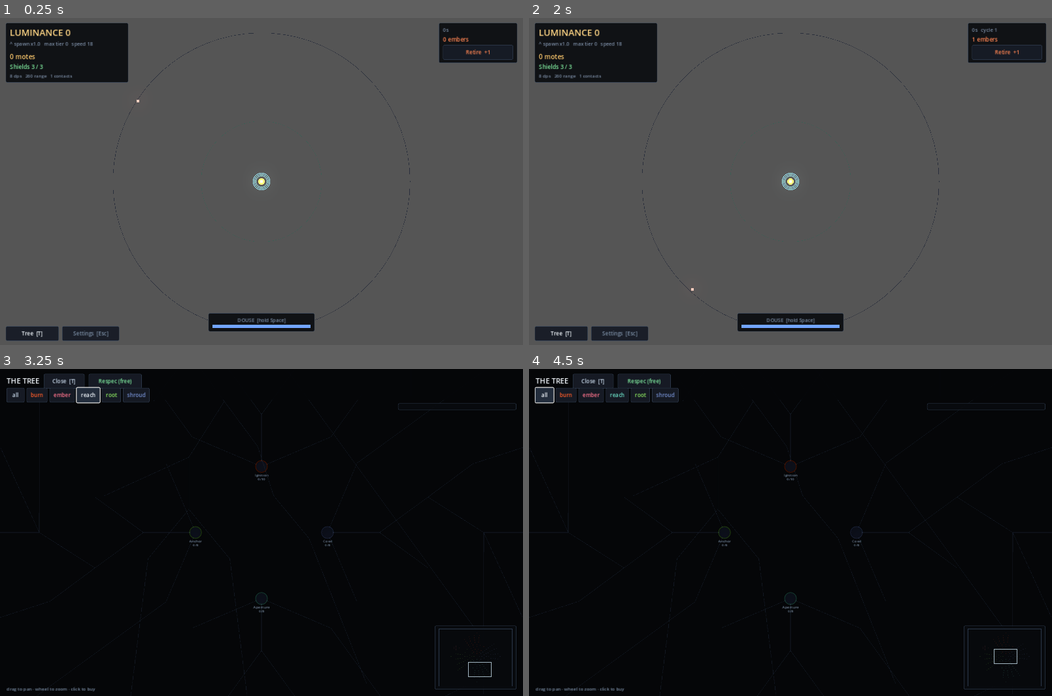
Above: before the commit, frames 1-4 (two rows, left to right).
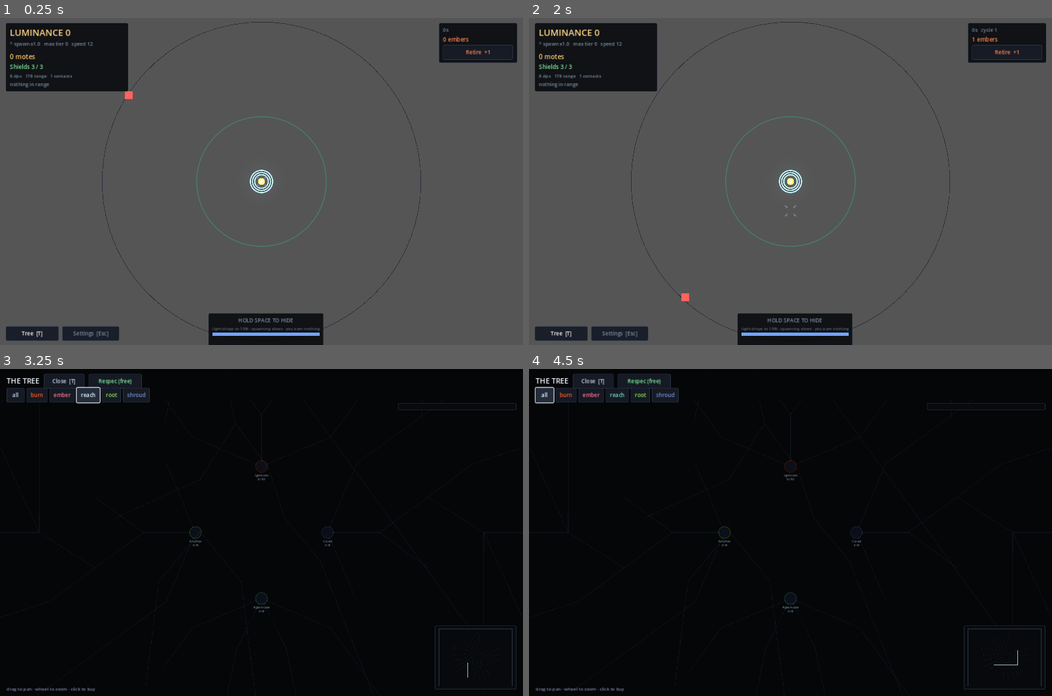
Above: after the commit, the same moments.

Repository: joseph-bergin/bloom
Game: Godot game, scene res://scenes/Main.tscn
Two runs of this game, one before a commit and one after it. Both use one fixed random seed, a clock stepped at 60 frames per second and the inputs below.
Inputs:
- Up to frame 1 (0.25 s): no input
- Up to frame 2 (2 s): click "Retire +1" at 0.5 s; click "Begin again" at 1.25 s
- Up to frame 3 (3.25 s): click "Tree [T]" at 2 s; click "reach" at 2.75 s
- Up to frame 4 (4.5 s): click "Respec (free)" at 3.5 s; click "all" at 4.25 s

The runs differ from the first frame. In frame 1, 2.9% of the frame differs, in the area x 1-81%, y 1-100%; in frame 2, 2.9%; in frame 3, 0.3%; in frame 4, 0.3%.

Commit message:
Give the player the trigger, and zoom the field in
Three problems from playtest feedback: the field read as far away, the
Douse mechanic was opaque, and the auto-turret left nothing to do.

The turret now fires along the mouse aim rather than at the nearest
contact. It still pulls its own trigger and every upgrade still applies;
what the player supplies is target selection. An assist cone steers shots
onto whatever the cursor is near, widened by two new Reach nodes and
scaled by contact size, so pointing near a thing is enough. Pointing at
empty dark misses. A reticle, a firing line and a lock bracket make the
state visible, and the HUD says ON TARGET when the trigger has something.

Aim lives in GameStateData and is written only by the input layer, so the
sim still never reads the scene tree and the headless runner keeps its
nearest-target fallback.

The field went 640 units to 440 with every other length scaled to match,
leaving the simulation identical in relative terms while drawing roughly
1.5x larger. Contact radii did not scale down, which is the actual zoom.
Contact and bloom brightness came down so the tier colour survives the
glow instead of clipping to a white core.

Douse now says what it does on screen and prompts the first time a shield
breaks, per the spec's beat sheet.

Aim assist was briefly an ember node; the campaign runner showed it
crowding out damage and shields in a 25-node prestige branch, so it lives
in Reach where it competes with range instead.

Co-Authored-By: Claude Opus 5 <noreply@anthropic.com>

Diff:
--- a/autoload/constants.gd
+++ b/autoload/constants.gd
@@ -4,7 +4,7 @@
 ## These are `var`, not `const`, so tools/sim_runner.gd can sweep them with
 ## --set=KEY=VALUE. Nothing else may write to them.
 
-var FIELD_RADIUS: float = 640.0
+var FIELD_RADIUS: float = 440.0
 
 var SPAWN_INTERVAL_BASE: float = 3.0
 var SPAWN_LUM_SCALE: float = 50.0
@@ -14,15 +14,15 @@
 ## field feels like it is escalating rather than averaging out.
 var TIER_TOP_THIRD_BIAS: float = 0.45
 
-var DRIFT_BASE: float = 18.0
-var DRIFT_LUM_SCALE: float = 0.25
+var DRIFT_BASE: float = 12.38
+var DRIFT_LUM_SCALE: float = 0.1719
 
 var HP_BASE: float = 10.0
 var HP_TIER_MULT: float = 2.2
 var MOTE_BASE: float = 3.0
 var MOTE_TIER_MULT: float = 1.9
-var RADIUS_BASE: float = 6.0
-var RADIUS_TIER_STEP: float = 2.0
+var RADIUS_BASE: float = 11.0
+var RADIUS_TIER_STEP: float = 3.5
 
 var SHROUD_CAP: float = 0.80
 var DOUSE_FACTOR: float = 0.10
@@ -39,10 +39,16 @@
 ## Retiring early must always beat dying.
 var RETIRE_BONUS: float = 0.25
 
-var TURRET_RANGE_BASE: float = 260.0
+## How wide a cone the turret will steer a shot into. Aiming is target
+## selection, not a twitch test — the assist makes pointing near a contact
+## enough, and Reach widens it.
+var AIM_ASSIST_CONE: float = 0.16
+var BREACH_RADIUS: float = 15.0
+
+var TURRET_RANGE_BASE: float = 178.8
 var TURRET_DAMAGE_BASE: float = 4.0
 var TURRET_RATE_BASE: float = 2.0    # shots per second
-var PROJECTILE_SPEED: float = 520.0
+var PROJECTILE_SPEED: float = 357.5
 var PROJECTILE_LIFETIME: float = 3.0
 var CRIT_MULT_BASE: float = 2.0
 
--- a/autoload/stats.gd
+++ b/autoload/stats.gd
@@ -18,6 +18,7 @@
 var turret_range: float = Constants.TURRET_RANGE_BASE
 var pierce: int = 0
 var chain: int = 0
+var aim_assist: float = Constants.AIM_ASSIST_CONE
 
 # --- root ---
 var max_shields: int = Constants.START_SHIELDS
@@ -88,6 +89,7 @@
 	turret_range = Constants.TURRET_RANGE_BASE * (1.0 + _g("range_mult", 0.0))
 	pierce = int(_g("pierce", 0.0))
 	chain = int(_g("chain", 0.0))
+	aim_assist = Constants.AIM_ASSIST_CONE * (1.0 + _g("aim_assist", 0.0))
 
 	max_shields = Constants.START_SHIELDS + int(_g("shields", 0.0))
 	mote_mult = _g("mote_mult", 1.0)
--- a/data/tree/reach.json
+++ b/data/tree/reach.json
@@ -69,8 +69,8 @@
    }
   ],
   "pos": {
-   "x": 0.0,
-   "y": 340.0
+   "x": 70.7,
+   "y": 332.6
   },
   "keystone": false,
   "section": "base"
@@ -97,6 +97,32 @@
     "stat": "fire_rate_mult",
     "op": "add",
     "value": 0.04
+   }
+  ],
+  "pos": {
+   "x": -70.7,
+   "y": 332.6
+  },
+  "keystone": false,
+  "section": "base"
+ },
+ {
+  "id": "reach_track",
+  "branch": "reach",
+  "name": "Tracking",
+  "desc": "Aim assist cone +12% per rank. Easier to stay on target.",
+  "max_rank": 6,
+  "cost": 260,
+  "cost_growth": 1.15,
+  "lum": 1.0,
+  "requires": [
+   "reach_entry"
+  ],
+  "effects": [
+   {
+    "stat": "aim_assist",
+    "op": "add",
+    "value": 0.12
    }
   ],
   "pos": {
@@ -153,6 +179,32 @@
   ],
   "pos": {
    "x": 101.9,
+   "y": 479.3
+  },
+  "keystone": false,
+  "section": "base"
+ },
+ {
+  "id": "reach_lockon",
+  "branch": "reach",
+  "name": "Lock On",
+  "desc": "Aim assist cone +18% per rank.",
+  "max_rank": 6,
+  "cost": 1400,
+  "cost_growth": 1.15,
+  "lum": 1.6,
+  "requires": [
+   "reach_lead"
+  ],
+  "effects": [
+   {
+    "stat": "aim_assist",
+    "op": "add",
+    "value": 0.18
+   }
+  ],
+  "pos": {
+   "x": -101.9,
    "y": 479.3
   },
   "keystone": false,
@@ -168,7 +220,7 @@
   "cost_growth": 1.08,
   "lum": 0.1,
   "requires": [
-   "reach_pierce"
+   "reach_track"
   ],
   "effects": [
    {
@@ -178,8 +230,8 @@
    }
   ],
   "pos": {
-   "x": -101.9,
-   "y": 479.3
+   "x": -288.0,
+   "y": 396.4
   },
   "keystone": false,
   "section": "base"
@@ -757,58 +809,6 @@
   "section": "base"
  },
  {
-  "id": "reach_kindle_19",
-  "branch": "reach",
-  "name": "Kindle",
-  "desc": "fire rate mult +0.03 per rank.",
-  "max_rank": 8,
-  "cost": 86169,
-  "cost_growth": 1.15,
-  "lum": 3.26,
-  "requires": [
-   "reach_wick_15"
-  ],
-  "effects": [
-   {
-    "stat": "fire_rate_mult",
-    "op": "add",
-    "value": 0.03
-   }
-  ],
-  "pos": {
-   "x": -174.2,
-   "y": 1379.0
-  },
-  "keystone": false,
-  "section": "base"
- },
- {
-  "id": "reach_flint_20",
-  "branch": "reach",
-  "name": "Flint",
-  "desc": "range mult +0.06 per rank.",
-  "max_rank": 10,
-  "cost": 157976,
-  "cost_growth": 1.15,
-  "lum": 2.88,
-  "requires": [
-   "reach_glim_16"
-  ],
-  "effects": [
-   {
-    "stat": "range_mult",
-    "op": "add",
-    "value": 0.06
-   }
-  ],
-  "pos": {
-   "x": 905.2,
-   "y": 1245.9
-  },
-  "keystone": false,
-  "section": "base"
- },
- {
   "id": "reach_longshot",
   "branch": "reach",
   "name": "Longshot",
@@ -818,7 +818,7 @@
   "cost_growth": 1.0,
   "lum": 2.0,
   "requires": [
-   "reach_flint_20"
+   "reach_char_18"
   ],
   "effects": [
    {
@@ -828,7 +828,7 @@
   ],
   "pos": {
    "x": 0.0,
-   "y": 1690.0
+   "y": 1540.0
   },
   "keystone": true,
   "section": "base"
--- a/scenes/Main.gd
+++ b/scenes/Main.gd
@@ -10,6 +10,7 @@
 func _ready() -> void:
 	hud.tree_pressed.connect(func(): tree_view.toggle())
 	hud.settings_pressed.connect(func(): settings.toggle())
+	EventBus.run_started.connect(func(): field.set_aiming(true))
 	hud.retire_pressed.connect(func():
 		GameState.paused = true
 		run_end.open_modal(false))
@@ -25,6 +26,11 @@
 	EventBus.contact_killed.connect(func(tier: int, _at: Vector2, _m: float):
 		GameState.hitstop(tier))
 
+func _process(_delta: float) -> void:
+	# Aiming only applies while the player is looking at the field.
+	field.set_aiming(not tree_view.visible and not run_end.visible
+		and not settings.visible and not GameState.s.run_over)
+
 func _unhandled_input(event: InputEvent) -> void:
 	if event.is_action_pressed("toggle_tree"):
 		tree_view.toggle()
--- a/scenes/field/BackdropLayer.gd
+++ b/scenes/field/BackdropLayer.gd
@@ -13,6 +13,7 @@
 func _draw() -> void:
 	draw_arc(Vector2.ZERO, Constants.FIELD_RADIUS, 0.0, TAU, 72,
 		Color(0.13, 0.15, 0.20), 1.5, false)
-	# Turret range is a promise the player should be able to see.
-	draw_arc(Vector2.ZERO, Stats.turret_range, 0.0, TAU, 64,
-		Color(0.20, 0.34, 0.30), 1.0, false)
+	# Turret range matters far more now that the player aims, so it reads
+	# as a real boundary rather than a hint.
+	draw_arc(Vector2.ZERO, Stats.turret_range, 0.0, TAU, 96,
+		Color(0.24, 0.46, 0.40), 1.3, true)
--- a/scenes/field/ContactLayer.gd
+++ b/scenes/field/ContactLayer.gd
@@ -24,8 +24,9 @@
 		var col: Color = TIER_COLOUR[clampi(c.tier, 0, 7)]
 		var hurt: float = c.hp / maxf(c.max_hp, 0.001)
 		# Brightness falls as it takes damage, so you can read the field
-		# without reading any numbers.
-		_add_square(pts, cols, idx, c.pos, c.radius, col * (0.9 + hurt * 0.9))
+		# without reading any numbers. Kept near 1.0 so the tier colour
+		# survives the bloom instead of clipping to a white core.
+		_add_square(pts, cols, idx, c.pos, c.radius, col * (0.62 + hurt * 0.48))
 		if hurt < 0.999:
 			var w: float = c.radius * 1.6
 			var y: float = c.pos.y - c.radius - 5.0
--- a/scenes/field/FieldView.gd
+++ b/scenes/field/FieldView.gd
@@ -2,6 +2,10 @@
 
 @onready var camera: Camera2D = $Camera2D
 @onready var overlay: Node2D = $OverlayLayer
+@onready var reticle: Node2D = $ReticleLayer
+
+## The input layer owns aiming; the sim only reads the resulting vector.
+var aiming_enabled: bool = true
 
 func _ready() -> void:
 	overlay.bind_camera(camera)
@@ -10,4 +14,19 @@
 
 func _fit() -> void:
 	var vp: Vector2 = get_viewport_rect().size
-	camera.zoom = Vector2.ONE * (minf(vp.x, vp.y) / (Constants.FIELD_RADIUS * 2.2))
+	camera.zoom = Vector2.ONE * (minf(vp.x, vp.y) / (Constants.FIELD_RADIUS * 2.05))
+
+func _process(_delta: float) -> void:
+	if not aiming_enabled:
+		return
+	var m: Vector2 = get_global_mouse_position()
+	reticle.aim_world = m
+	if m.length_squared() > 1.0:
+		GameState.s.aim = m.normalized()
+		GameState.s.aim_auto = false
+
+## While a modal or the tree is open the turret keeps working on its own
+## rather than firing at wherever the cursor happens to rest.
+func set_aiming(on: bool) -> void:
+	aiming_enabled = on
+	GameState.s.aim_auto = not on
--- a/scenes/field/FieldView.tscn
+++ b/scenes/field/FieldView.tscn
@@ -6,7 +6,8 @@
 [ext_resource type="Script" path="res://scenes/field/ContactLayer.gd" id="4_contact"]
 [ext_resource type="Script" path="res://scenes/field/ProjectileLayer.gd" id="5_proj"]
 [ext_resource type="Script" path="res://scenes/field/PlayerBloom.gd" id="6_bloom"]
-[ext_resource type="Script" path="res://scenes/field/OverlayLayer.gd" id="7_overlay"]
+[ext_resource type="Script" path="res://scenes/field/ReticleLayer.gd" id="7_reticle"]
+[ext_resource type="Script" path="res://scenes/field/OverlayLayer.gd" id="8_overlay"]
 
 [node name="FieldView" type="Node2D"]
 script = ExtResource("1_fv")
@@ -28,5 +29,8 @@
 [node name="PlayerBloom" type="Node2D" parent="."]
 script = ExtResource("6_bloom")
 
+[node name="ReticleLayer" type="Node2D" parent="."]
+script = ExtResource("7_reticle")
+
 [node name="OverlayLayer" type="Node2D" parent="."]
-script = ExtResource("7_overlay")
+script = ExtResource("8_overlay")
--- a/scenes/field/PlayerBloom.gd
+++ b/scenes/field/PlayerBloom.gd
@@ -16,7 +16,11 @@
 func _draw() -> void:
 	var s: GameStateData = GameState.s
 	var l: float = s.effective_luminance()
-	var r: float = 14.0 + sqrt(l) * 3.2
+	# The spec's curve was written for a 640-unit field. Scaled to the
+	# current radius so the bloom occupies the same fraction of it and does
+	# not swallow the contacts closing on you.
+	var k: float = Constants.FIELD_RADIUS / 640.0
+	var r: float = (14.0 + sqrt(l) * 3.2) * k
 	var i: float = 1.2 + sqrt(l) * 0.22
 	r *= 1.0 + 0.03 * sin(_t * 1.8)
 
@@ -28,9 +32,9 @@
 	draw_circle(Vector2.ZERO, r * 0.45, Color(1.0, 0.95, 0.8) * i * 1.5)
 
 	# Shields read as shells. Losing one is visible without looking away.
-	for k in range(maxi(s.shields, 0)):
-		draw_arc(Vector2.ZERO, r + 10.0 + float(k) * 6.0, 0.0, TAU, 36,
-			Color(0.55, 0.85, 1.0) * 1.1, 1.2, true)
+	for shell in range(maxi(s.shields, 0)):
+		draw_arc(Vector2.ZERO, r + 9.0 + float(shell) * 6.0, 0.0, TAU, 36,
+			Color(0.55, 0.85, 1.0) * 1.3, 1.4, true)
 
 	if s.is_dousing():
 		draw_arc(Vector2.ZERO, r + 4.0, 0.0, TAU, 40, Color(0.35, 0.55, 0.9) * 1.3, 2.0, true)
--- /dev/null
+++ b/scenes/field/ReticleLayer.gd
@@ -0,0 +1,52 @@
+extends Node2D
+## Where you are pointing, and what that has locked onto. This layer is the
+## whole reason the player feels in control, so it draws above everything.
+
+var aim_world: Vector2 = Vector2.ZERO
+var _t: float = 0.0
+
+func _process(delta: float) -> void:
+	_t += delta
+	queue_redraw()
+
+func _draw() -> void:
+	var s: GameStateData = GameState.s
+	if s.run_over:
+		return
+	var in_range: bool = Turret.anything_in_range(s)
+	var locked: Contact = null
+	for c in s.contacts:
+		if c.get_instance_id() == s.locked_id:
+			locked = c
+			break
+
+	var dir: Vector2 = s.aim
+	var reach: float = Stats.turret_range
+
+	# The firing line: solid to the edge of range when it will hit something,
+	# faint when the turret is pointed at empty dark.
+	var live: bool = locked != null and in_range
+	var line_col: Color = Color(1.0, 0.86, 0.55) * (1.6 if live else 0.35)
+	draw_line(dir * 26.0, dir * reach, line_col, 1.4 if live else 1.0, true)
+
+	# Reticle at the cursor.
+	var r: float = 13.0
+	var col: Color = Color(1.0, 0.9, 0.6) * 1.8 if live else Color(0.55, 0.62, 0.72) * 0.9
+	for i in range(4):
+		var a: float = float(i) * PI * 0.5 + PI * 0.25
+		var v := Vector2(cos(a), sin(a))
+		draw_line(aim_world + v * r, aim_world + v * (r + 7.0), col, 1.6, true)
+
+	if locked != null:
+		# Lock bracket, so the player can see exactly what the trigger is on.
+		var pulse: float = 1.0 + 0.10 * sin(_t * 9.0)
+		var lr: float = (locked.radius + 7.0) * pulse
+		var lc := Color(1.0, 0.92, 0.62) * 2.0
+		for i in range(4):
+			var a0: float = float(i) * PI * 0.5 + 0.30
+			var a1: float = float(i) * PI * 0.5 + PI * 0.5 - 0.30
+			draw_arc(locked.pos, lr, a0, a1, 8, lc, 2.0, true)
+	elif in_range:
+		# Something is out there and you are not pointed at it.
+		draw_arc(aim_world, r + 12.0, 0.0, TAU, 24,
+			Color(0.9, 0.4, 0.35) * (0.7 + 0.3 * sin(_t * 6.0)), 1.2, true)
--- a/sim/game_state_data.gd
+++ b/sim/game_state_data.gd
@@ -19,6 +19,14 @@
 var spawn_timer: float = 0.0
 var fire_timer: float = 0.0
 var wildfire_lum: float = 0.0
+## Unit vector the player is pointing the turret along. Set by the input
+## layer each frame; the sim only ever reads it. When aim_auto is on (the
+## headless runner, or before the first mouse move) the turret falls back
+## to the nearest contact.
+var aim: Vector2 = Vector2.RIGHT
+var aim_auto: bool = true
+var locked_id: int = 0
+
 var run_over: bool = false
 var run_end_reason: String = ""
 var unlocked_sections: PackedStringArray = []
--- a/sim/systems/field.gd
+++ b/sim/systems/field.gd
@@ -2,8 +2,6 @@
 extends RefCounted
 ## Contact movement and breaches. A contact reaching the centre destroys
 ## itself and one shield.
-
-const BREACH_RADIUS := 22.0
 
 static func move_contacts(s: GameStateData, delta: float) -> void:
 	for c in s.contacts:
@@ -14,7 +12,7 @@
 		return
 	var breached: Array[Contact] = []
 	for c in s.contacts:
-		if c.pos.length_squared() <= BREACH_RADIUS * BREACH_RADIUS:
+		if c.pos.length_squared() <= Constants.BREACH_RADIUS * Constants.BREACH_RADIUS:
 			breached.append(c)
 	for c in breached:
 		s.contacts.erase(c)
--- a/sim/systems/turret.gd
+++ b/sim/systems/turret.gd
@@ -1,17 +1,53 @@
 class_name Turret
 extends RefCounted
-## Auto-targets the nearest contact within range. Fires on a timer.
+## Fires along the direction the player is aiming, whenever anything is in
+## range. Choosing what to point at is the game's active decision — the
+## turret handles the trigger, the player handles the target.
 
 static func tick(s: GameStateData, delta: float) -> void:
+	s.locked_id = 0
+	var target: Contact = acquire(s)
+	if target != null:
+		s.locked_id = target.get_instance_id()
+
 	s.fire_timer -= delta
 	var interval: float = 1.0 / maxf(Stats.fire_rate, 0.01)
 	while s.fire_timer <= 0.0:
 		s.fire_timer += interval
-		if not _fire(s):
-			# Nothing in range — do not bank shots against an empty field.
+		if not _fire(s, target):
+			# Nothing in range: hold the trigger rather than banking shots
+			# against an empty field.
 			s.fire_timer = maxf(s.fire_timer, 0.0)
 			return
 
+## The contact the turret will steer onto: nearest to the aim line, within
+## the assist cone and within range. Pointing at empty dark hits nothing.
+static func acquire(s: GameStateData) -> Contact:
+	if s.aim_auto:
+		return nearest(s)
+	var range_sq: float = Stats.turret_range * Stats.turret_range
+	var best: Contact = null
+	var best_score: float = INF
+	for c in s.contacts:
+		var d_sq: float = c.pos.length_squared()
+		if d_sq > range_sq:
+			continue
+		var dir: Vector2 = c.pos.normalized()
+		var off: float = absf(dir.angle_to(s.aim))
+		# A big contact is easier to point at than a small one.
+		var forgiveness: float = Stats.aim_assist + atan(c.radius / maxf(c.pos.length(), 1.0))
+		if off > forgiveness:
+			continue
+		# Prefer what the player is pointing most directly at, then what is
+		# closest — so a near threat wins a near-tie.
+		var score: float = off + sqrt(d_sq) / maxf(Stats.turret_range, 1.0) * 0.15
+		if score < best_score:
+			best_score = score
+			best = c
+	return best
+
+## Any contact in range, ignoring aim. Used for the auto fallback and to
+## decide whether the turret has anything to shoot at.
 static func nearest(s: GameStateData) -> Contact:
 	var best: Contact = null
 	var best_d: float = Stats.turret_range * Stats.turret_range
@@ -22,13 +58,22 @@
 			best = c
 	return best
 
-static func _fire(s: GameStateData) -> bool:
-	var target: Contact = nearest(s)
-	if target == null:
+static func anything_in_range(s: GameStateData) -> bool:
+	var range_sq: float = Stats.turret_range * Stats.turret_range
+	for c in s.contacts:
+		if c.pos.length_squared() <= range_sq:
+			return true
+	return false
+
+static func _fire(s: GameStateData, target: Contact) -> bool:
+	# The turret only spends a shot when something is actually out there,
+	# but it fires where the player points, hit or miss.
+	if not anything_in_range(s):
 		return false
-	var base_dir: Vector2 = target.pos.normalized()
+	var base_dir: Vector2 = target.pos.normalized() if target != null else s.aim
+	if base_dir == Vector2.ZERO:
+		base_dir = Vector2.RIGHT
 	var count: int = Stats.projectile_count
-	# Extra projectiles fan out around the aim line rather than stacking.
 	var spread: float = 0.10
 	for i in range(count):
 		var offset: float = 0.0 if count == 1 else (float(i) - float(count - 1) * 0.5) * spread
@@ -76,7 +121,7 @@
 
 static func _nearest_other(s: GameStateData, from: Vector2, exclude: Array[int]) -> Contact:
 	var best: Contact = null
-	var best_d: float = 240.0 * 240.0
+	var best_d: float = 165.0 * 165.0
 	for c in s.contacts:
 		if exclude.has(c.get_instance_id()):
 			continue
--- a/tools/dev/Shot.gd
+++ b/tools/dev/Shot.gd
@@ -10,6 +10,7 @@
 var _n: int = 0
 var _seeded: bool = false
 var _fps: Array[float] = []
+var _aim_target: Vector2 = Vector2.ZERO
 
 func _ready() -> void:
 	for a in OS.get_cmdline_user_args():
@@ -22,6 +23,9 @@
 			"contacts": contacts = int(kv[1])
 			"lum": lum = float(kv[1])
 			"tree": open_tree = int(kv[1]) != 0
+	# Measure real headroom, not the refresh rate.
+	DisplayServer.window_set_vsync_mode(DisplayServer.VSYNC_DISABLED)
+	Engine.max_fps = 0
 	add_child(load("res://scenes/Main.tscn").instantiate())
 
 func _process(_delta: float) -> void:
@@ -29,6 +33,10 @@
 	if not _seeded and _n == 4:
 		_seeded = true
 		_seed()
+	if _aim_target != Vector2.ZERO and _n % 20 == 0:
+		var fv: Node2D = get_node("Main/FieldView")
+		var xf: Transform2D = fv.get_viewport().get_canvas_transform()
+		get_viewport().warp_mouse(xf * _aim_target)
 	if _n > 50:
 		_fps.append(Engine.get_frames_per_second())
 	if _n >= frames:
@@ -67,7 +75,14 @@
 		s.motes = 800.0
 	for _i in range(contacts):
 		Spawning.spawn_one(s, s.effective_luminance())
-		s.contacts[-1].pos *= randf_range(0.35, 1.0)
+		s.contacts[-1].pos *= randf_range(0.30, 1.0)
+	# Point the turret at something so the reticle and lock bracket show.
+	if not s.contacts.is_empty():
+		var best: Contact = s.contacts[0]
+		for c in s.contacts:
+			if c.pos.length() < best.pos.length():
+				best = c
+		_aim_target = best.pos
 	if open_tree:
 		s.motes = 5.0e5
 		for _p in range(10):
--- a/ui/HUD.gd
+++ b/ui/HUD.gd
@@ -15,9 +15,13 @@
 var _embers: Label
 var _shields: Label
 var _dps: Label
+var _aim: Label
 var _clock: Label
 var _douse_bar: ProgressBar
 var _douse_label: Label
+var _douse_sub: Label
+var _hint: Label
+var _hint_until: float = 0.0
 var _retire: Button
 var _refresh: float = 0.0
 
@@ -44,6 +48,8 @@
 	col.add_child(_shields)
 	_dps = UITheme.label("", UITheme.TEXT_DIM, 11)
 	col.add_child(_dps)
+	_aim = UITheme.label("", UITheme.TEXT_DIM, 12)
+	col.add_child(_aim)
 
 	var right := UITheme.make_panel()
 	right.set_anchors_preset(Control.PRESET_TOP_RIGHT)
@@ -72,9 +78,13 @@
 	var dc := VBoxContainer.new()
 	dc.add_theme_constant_override("separation", 2)
 	douse.add_child(dc)
-	_douse_label = UITheme.label("DOUSE  [hold Space]", UITheme.TEXT_DIM, 12)
+	_douse_label = UITheme.label("HOLD SPACE TO HIDE", UITheme.TEXT_DIM, 13)
 	_douse_label.horizontal_alignment = HORIZONTAL_ALIGNMENT_CENTER
 	dc.add_child(_douse_label)
+	_douse_sub = UITheme.label("light drops to 10% · spawning slows · you earn nothing",
+		UITheme.TEXT_DIM * 0.85, 10)
+	_douse_sub.horizontal_alignment = HORIZONTAL_ALIGNMENT_CENTER
+	dc.add_child(_douse_sub)
 	_douse_bar = ProgressBar.new()
 	_douse_bar.custom_minimum_size = Vector2(0, 8)
 	_douse_bar.show_percentage = false
@@ -87,6 +97,12 @@
 	bg.bg_color = Color(0.10, 0.11, 0.14)
 	_douse_bar.add_theme_stylebox_override("background", bg)
 	dc.add_child(_douse_bar)
+	_hint = UITheme.label("", UITheme.WARN, 13)
+	_hint.horizontal_alignment = HORIZONTAL_ALIGNMENT_CENTER
+	dc.add_child(_hint)
+	# The spec introduces Douse the first time a shield goes, not before.
+	EventBus.shield_breached.connect(func(_r: int):
+		_hint_until = 8.0)
 
 	var bar := HBoxContainer.new()
 	bar.set_anchors_preset(Control.PRESET_BOTTOM_LEFT)
@@ -131,6 +147,15 @@
 		UITheme.BAD if s.shields <= 1 else UITheme.GOOD)
 	_dps.text = "%s dps   %d range   %d contacts" % [
 		UITheme.fmt(Stats.dps()), int(Stats.turret_range), s.contacts.size()]
+	if s.locked_id != 0:
+		_aim.text = "ON TARGET"
+		_aim.add_theme_color_override("font_color", UITheme.GOOD)
+	elif Turret.anything_in_range(s):
+		_aim.text = "aim at something in range"
+		_aim.add_theme_color_override("font_color", UITheme.WARN)
+	else:
+		_aim.text = "nothing in range"
+		_aim.add_theme_color_override("font_color", UITheme.TEXT_DIM)
 
 	_clock.text = UITheme.fmt_time(s.t) + ("   cycle %d" % s.ember_count if s.ember_count > 0 else "")
 	_embers.text = "%s embers" % UITheme.fmt(s.embers)
@@ -138,11 +163,17 @@
 
 	_douse_bar.value = s.douse_meter
 	if s.is_dousing():
-		_douse_label.text = "DOUSING — earning nothing"
+		_douse_label.text = "HIDDEN"
 		_douse_label.add_theme_color_override("font_color", Color(0.55, 0.75, 1.0))
-	elif s.douse_meter < 0.2:
-		_douse_label.text = "DOUSE  refilling"
+		_douse_sub.text = "spawning almost stopped · earning nothing"
+	elif s.douse_meter < 0.25:
+		_douse_label.text = "OUT OF BREATH"
 		_douse_label.add_theme_color_override("font_color", UITheme.WARN)
+		_douse_sub.text = "wait for the meter to refill"
 	else:
-		_douse_label.text = "DOUSE  [hold Space]"
+		_douse_label.text = "HOLD SPACE TO HIDE"
 		_douse_label.add_theme_color_override("font_color", UITheme.TEXT_DIM)
+		_douse_sub.text = "light drops to 10% · spawning slows · you earn nothing"
+
+	_hint_until = maxf(_hint_until - REFRESH, 0.0)
+	_hint.text = "Losing shields? Hold Space." if _hint_until > 0.0 else ""
Not shown: 1 places in scenes/field/FieldView.tscn that only renumber resources
